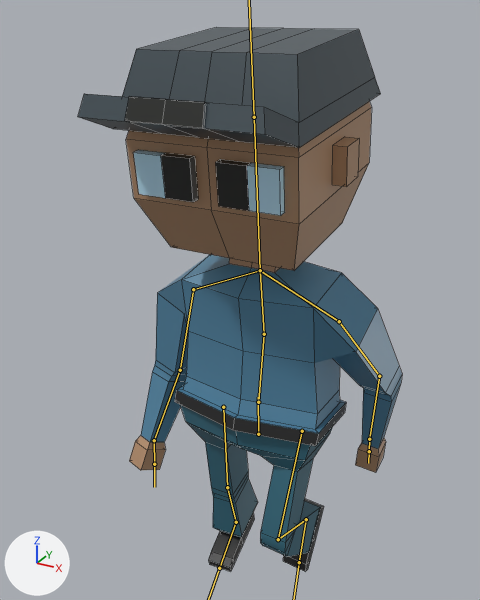
Before and after pictures for a commit that changed the FBX model Assets/Meshes/man.fbx.
One viewpoint serves both versions: a 50 mm lens placed at (0.723, -1.436, 1.665), pointed at (-0.047, -0.035, 0.965). The lights are fixed; the arrows at lower left show +X, +Y and +Z. Both versions are drawn at frame 19 of the action 'Armature|Walk'; the numbers are the values there. The bones that bend it are drawn over the model as lines. Mesh edges are drawn as thin lines.

In view in the first picture: 'Police'.
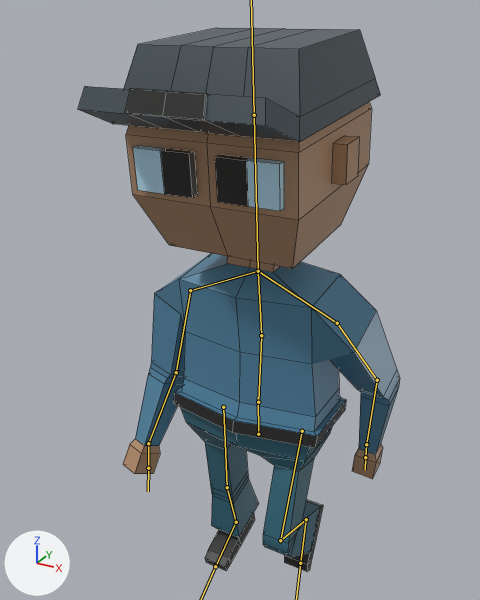
Changed parts and their boxes (x1, y1, x2, y2) in the pictures (480 x 600 px):
```json
{"object": "Police", "change": "posed", "before": [78, 27, 402, 571], "after": [78, 28, 400, 572]}
{"bone": "Spine1", "before": "(258, 402) to (264, 334)", "after": "(258, 402) to (261, 335)"}
{"bone": "Spine2", "before": "(264, 334) to (260, 270)", "after": "(261, 335) to (258, 271)"}
{"bone": "UpperLeg.L", "before": "(302, 431) to (278, 539)", "after": "(302, 431) to (280, 540)"}
{"bone": "LowerLeg.L", "before": "(278, 539) to (306, 519)", "after": "(280, 540) to (306, 519)"}
```

The change, as JSON lines over the scene's bpy script:
```json
{"block": "bone_spine1", "where": "bone_spine1 = bpy.data.objects['Armature'].pose.bones['Spine1']  # child of 'Root'"}
{"op": "set", "path": "bone_spine1.rotation_quaternion", "old": "(0.996, -0.09, 0.0, 0.0)", "new": "(0.999, -0.05, 0.0, 0.0)", "note": "degrees (-10, 0, 0) -> degrees (-6, 0, 0)"}
{"block": "bone_spine2", "where": "bone_spine2 = bpy.data.objects['Armature'].pose.bones['Spine2']  # child of 'Spine1'"}
{"op": "set", "path": "bone_spine2.rotation_quaternion", "old": "(0.989, 0.149, 0.0, 0.0)", "new": "(0.996, 0.094, 0.0, 0.0)", "note": "degrees (17, 0, 0) -> degrees (11, 0, 0)"}
{"block": "bone_upperleg_l", "where": "bone_upperleg_l = bpy.data.objects['Armature'].pose.bones['UpperLeg.L']  # child of 'Root'"}
{"op": "set", "path": "bone_upperleg_l.rotation_quaternion", "old": "(0.984, 0.176, -0.004, -0.011)", "new": "(0.984, 0.176, -0.003, 0.003)", "note": "degrees (20, 0, -1) -> degrees (20, 0, 0)"}
{"block": "bone_lowerleg_l", "where": "bone_lowerleg_l = bpy.data.objects['Armature'].pose.bones['LowerLeg.L']  # child of 'UpperLeg.L'"}
{"op": "set", "path": "bone_lowerleg_l.rotation_quaternion", "old": "(0.749, -0.663, 0.018, 0.01)", "new": "(0.749, -0.662, -0.002, -0.003)", "note": "degrees (-83, 2, 0) -> degrees (-83, 0, 0)"}
{"block": "bone_lowerleg_r", "where": "bone_lowerleg_r = bpy.data.objects['Armature'].pose.bones['LowerLeg.R']  # child of 'UpperLeg.R'"}
{"op": "set", "path": "bone_lowerleg_r.rotation_quaternion", "old": "(0.999, -0.025, -0.045, -0.009)", "new": "(1.0, -0.025, -0.002, -0.005)", "note": "degrees (-3, -5, -1) -> degrees (-3, 0, -1)"}
```
